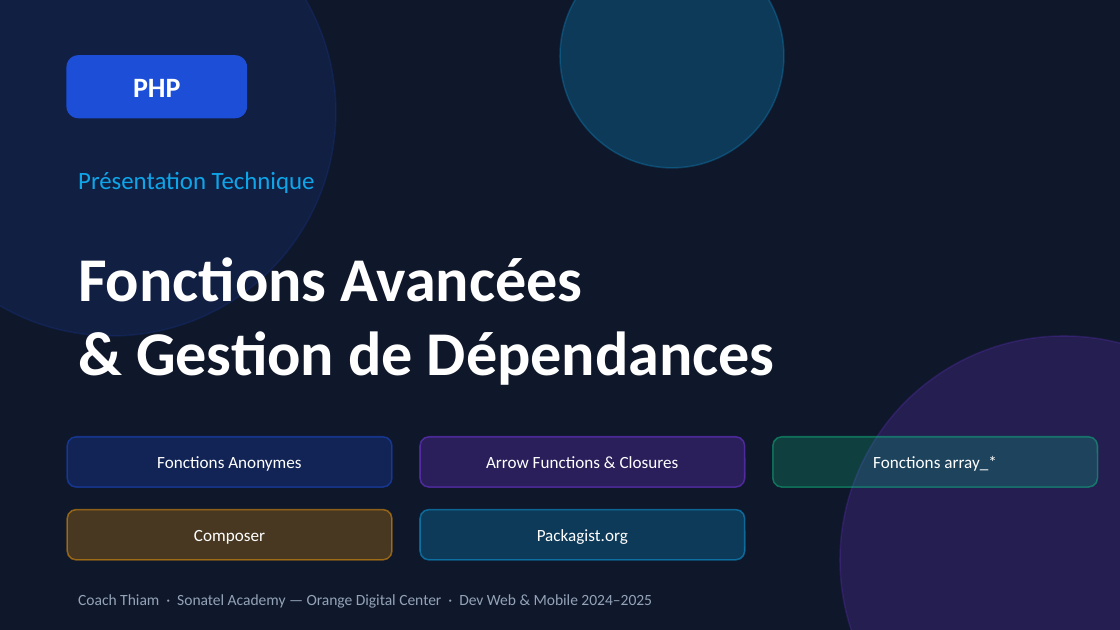
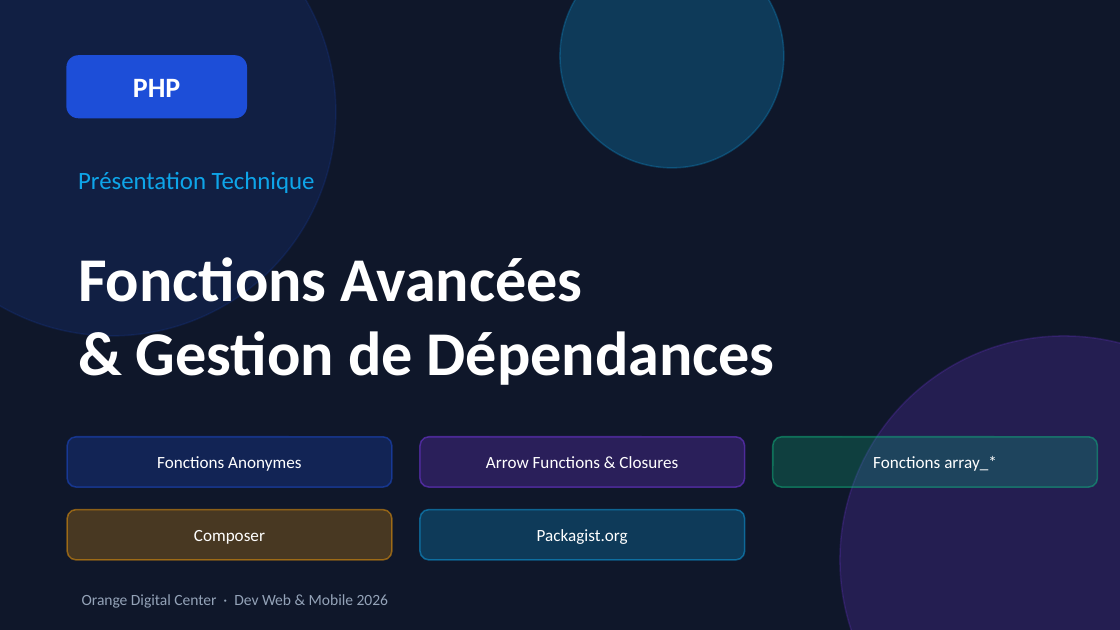
Before and after one commit to BAMBA928/projet_E_wallet, a slide deck: slide 1 of docs/PHP_Presentation_Technique.pptx. Drawn at 1120x630 pixels with LibreOffice and Linux fonts; fonts in the diff are those of the drawing. Boxes give left, top, right and bottom in pixels: in the first picture for what was removed or moved away, otherwise in the second. Text is boxed around its words. In the diff, an @@ line names an element or a change of style, - is before the commit and + after.

```diff
--- a/docs/PHP_Presentation_Technique.pptx
+++ b/docs/PHP_Presentation_Technique.pptx
@@ text at (x1=82, y1=594, x2=388, y2=608): text changed @@
-Coach Thiam · Sonatel Academy — Orange Digital Center · Dev Web & Mobile 2024–2025
+Orange Digital Center · Dev Web & Mobile 2026
```
Also in this commit, not shown: 1 other file.
